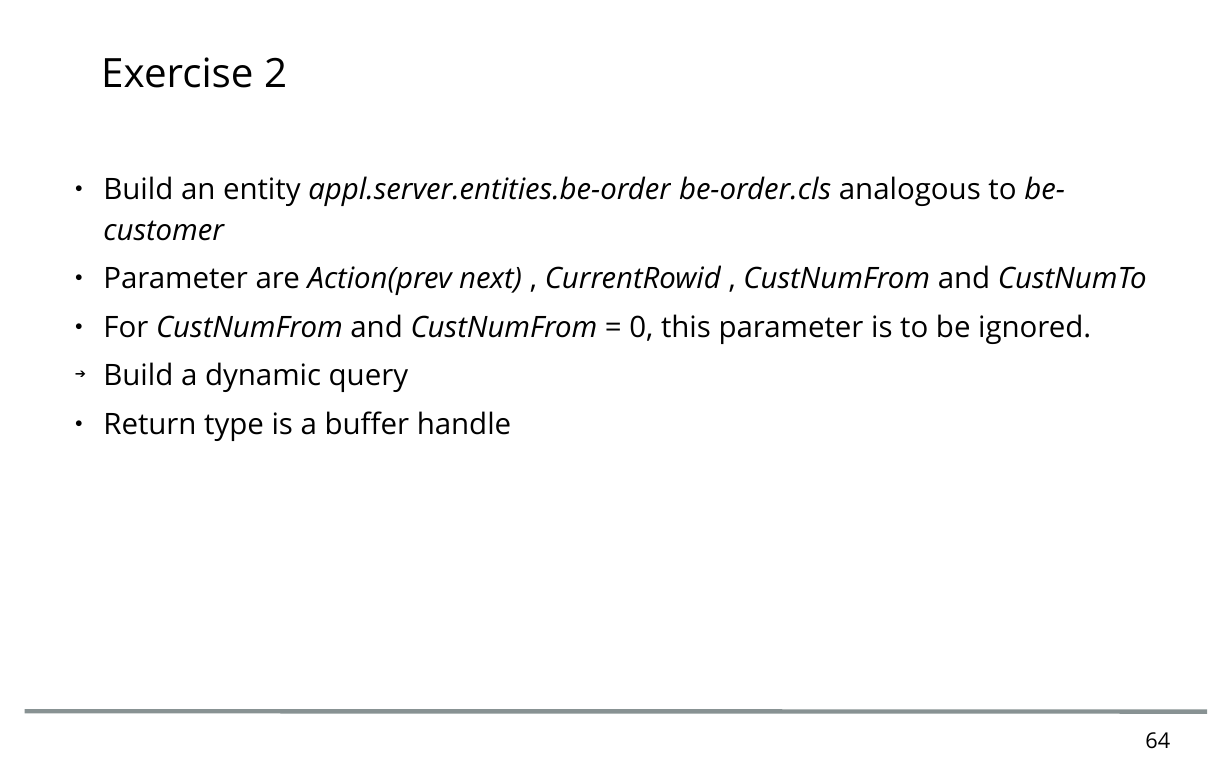
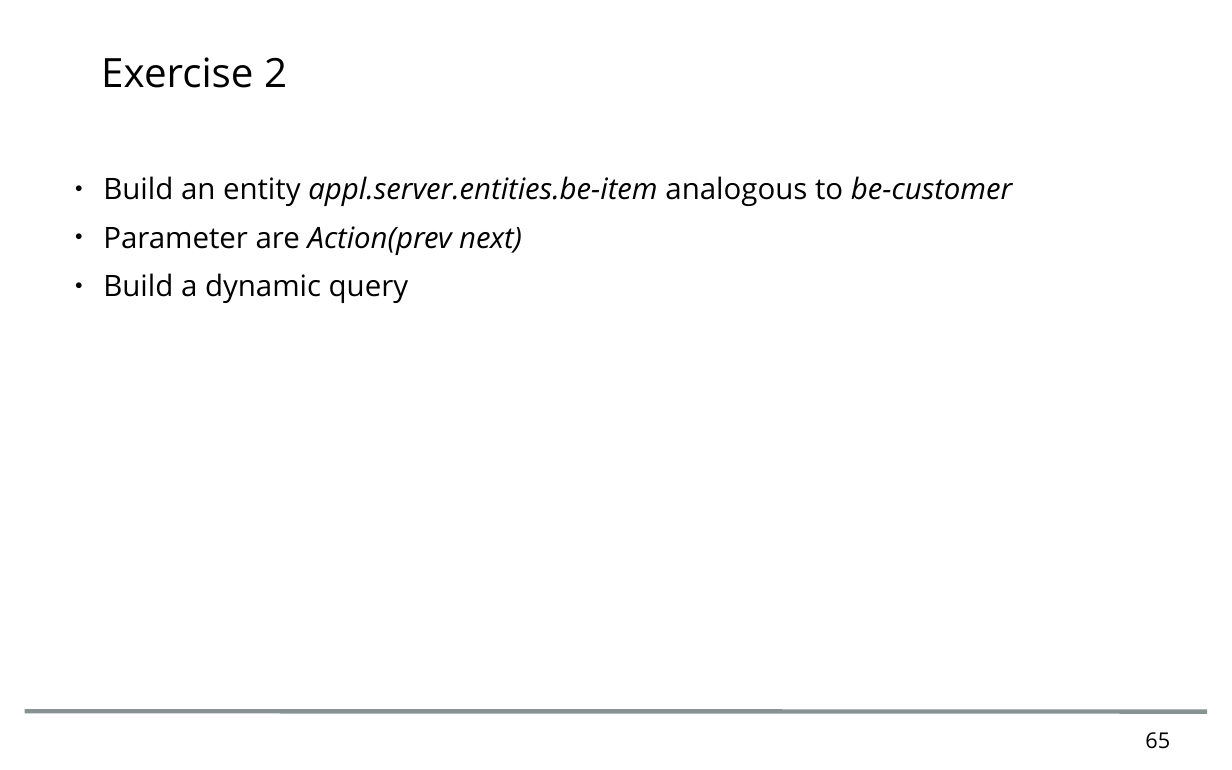
Before and after one commit to nik00iap/openedgeExcercises, a slide deck: slide 65 of doc/OOABLWorkshop.odp (slide 64 before the commit). Drawn at 1232x770 pixels with LibreOffice and Linux fonts; fonts in the diff are those of the drawing; background and template pictures are left out. Boxes give left, top, right and bottom in pixels: in the first picture for what was removed or moved away, otherwise in the second. Text is boxed around its words. In the diff, an @@ line names an element or a change of style, - is before the commit and + after.

```diff
--- a/doc/OOABLWorkshop.odp
+++ b/doc/OOABLWorkshop.odp
@@ text at <box>103,176,1012,255</box>: text changed @@
-● Build an entity appl.server.entities.be-order be-order.cls analogous to be-customer
-● Parameter are Action(prev next) , CurrentRowid , CustNumFrom and CustNumTo
-● For CustNumFrom and CustNumFrom = 0, this parameter is to be ignored.
+● Build an entity appl.server.entities.be-item analogous to be-customer
+● Parameter are Action(prev next)
@@ text at <box>103,273,408,303</box>: bullet ➔ to ● @@
@@ text at <box>103,411,511,441</box>: paragraph removed @@
-● Return type is a buffer handle
@@ page number at <box>1145,732,1170,749</box>: text changed @@
-64
+65
```
Also in this commit, not shown: 6 other slides changed, 8 other files.
